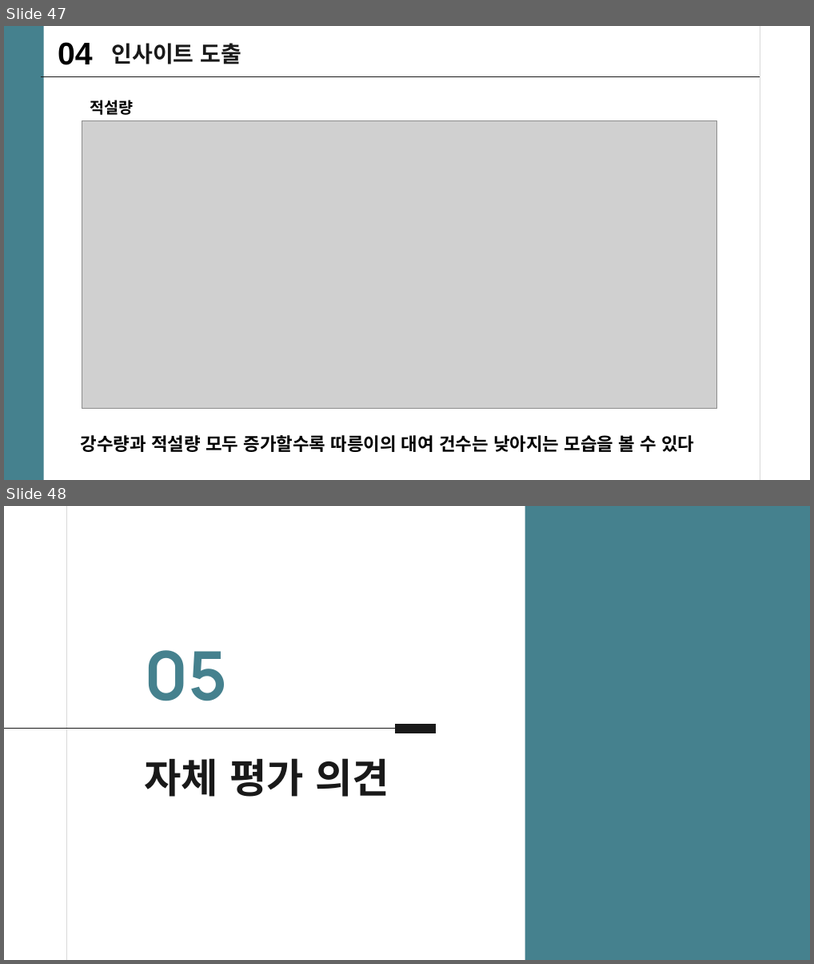
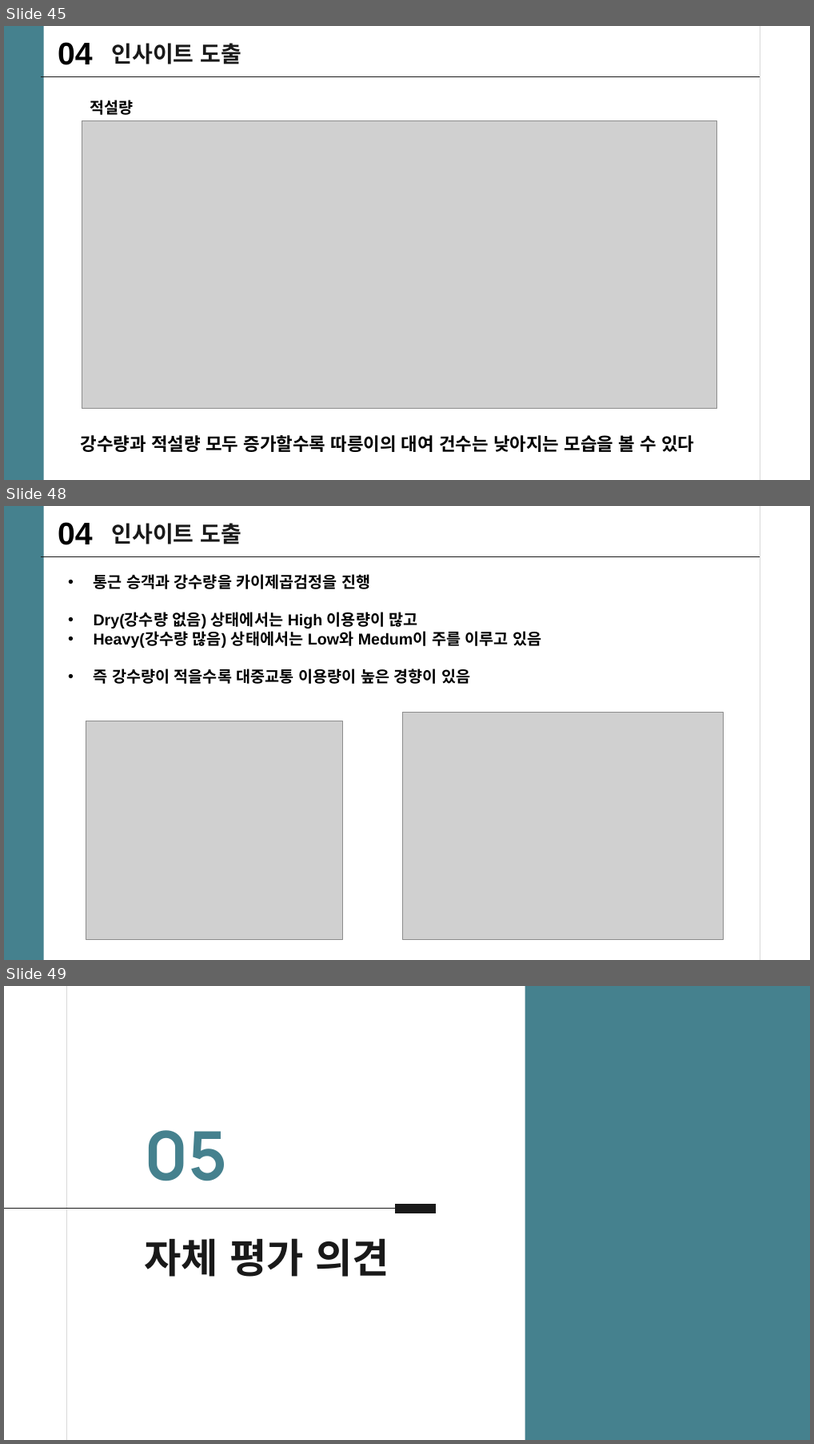
Before and after one commit to mini-project-y/1st_mini_project, a slide deck: Mook/PJT_유현수_수정본.pptx. Shown one above the other, each under a label of ours: slides 47 and 48 before the commit, slides 45, 48 and 49 after it; the slides between them are not shown. The pictures are 814x964 and 814x1444 pixels, drawn with LibreOffice and Linux fonts; fonts in the diff are those of the drawing; grey boxes stand for pictures. Boxes give left, top, right and bottom in pixels: in the first picture for what was removed or moved away, otherwise in the second. Text is boxed around its words. In the diff, an @@ line names an element or a change of style, - is before the commit and + after.

```diff
--- a/Mook/PJT_유현수_수정본.pptx
+++ b/Mook/PJT_유현수_수정본.pptx
@@ slide 48 added at bbox=[4, 506, 810, 960], background #FFFFFF; not listed: 2 template elements that a slide beside it also shows @@
@@ text added at bbox=[58, 522, 93, 545], 28 pt, text #000000, bold @@
+04
@@ text added at bbox=[112, 523, 242, 544], 20 pt, text #191919, bold @@
+인사이트 도출
@@ line added from (761, 557) to (41, 557), #191919 0.75 pt @@
@@ text added at bbox=[94, 574, 542, 684], 14 pt, text #000000, bold @@
+• 통근 승객과 강수량을 카이제곱검정을 진행
+• Dry(강수량 없음) 상태에서는 High 이용량이 많고
+• Heavy(강수량 많음) 상태에서는 Low와 Medum이 주를 이루고 있음
+• 즉 강수량이 적을수록 대중교통 이용량이 높은 경향이 있음
@@ picture added at bbox=[86, 721, 342, 940] @@
@@ picture added at bbox=[403, 712, 724, 939] @@
@@ what was slide 47 is now slide 45 @@
@@ what was slide 48 is now slide 49 @@
```
Also in this commit, not shown: 2 slides changed, 2 other slides added, 2 slides removed.
